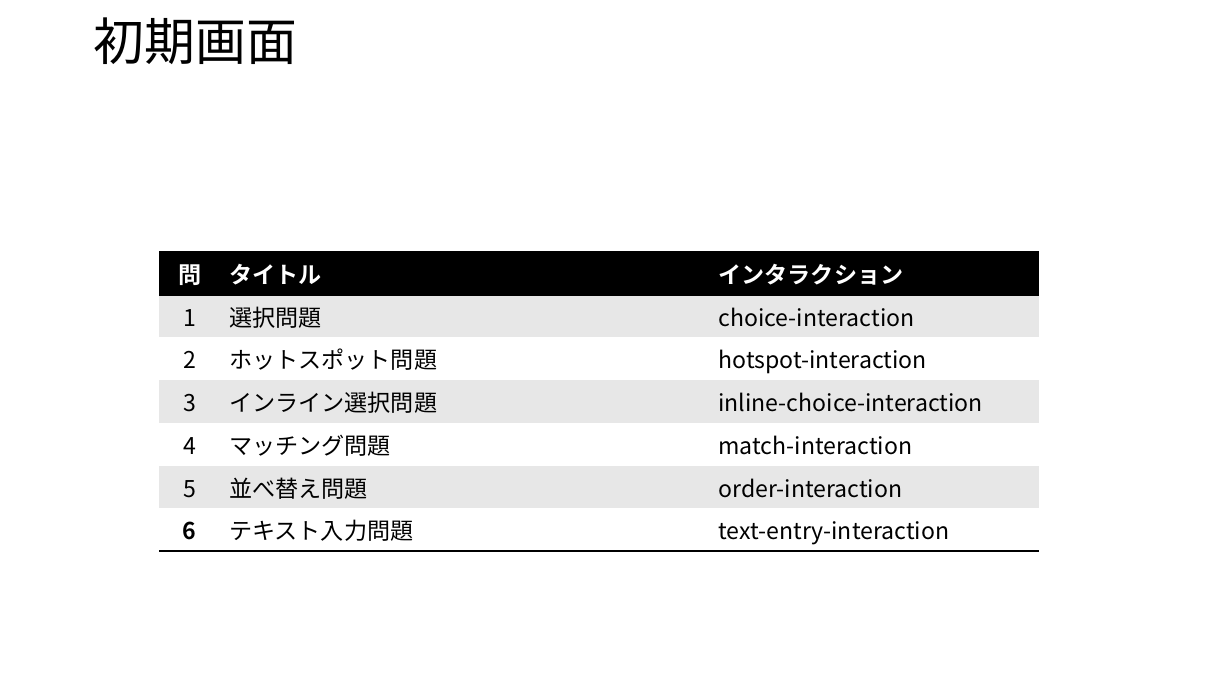
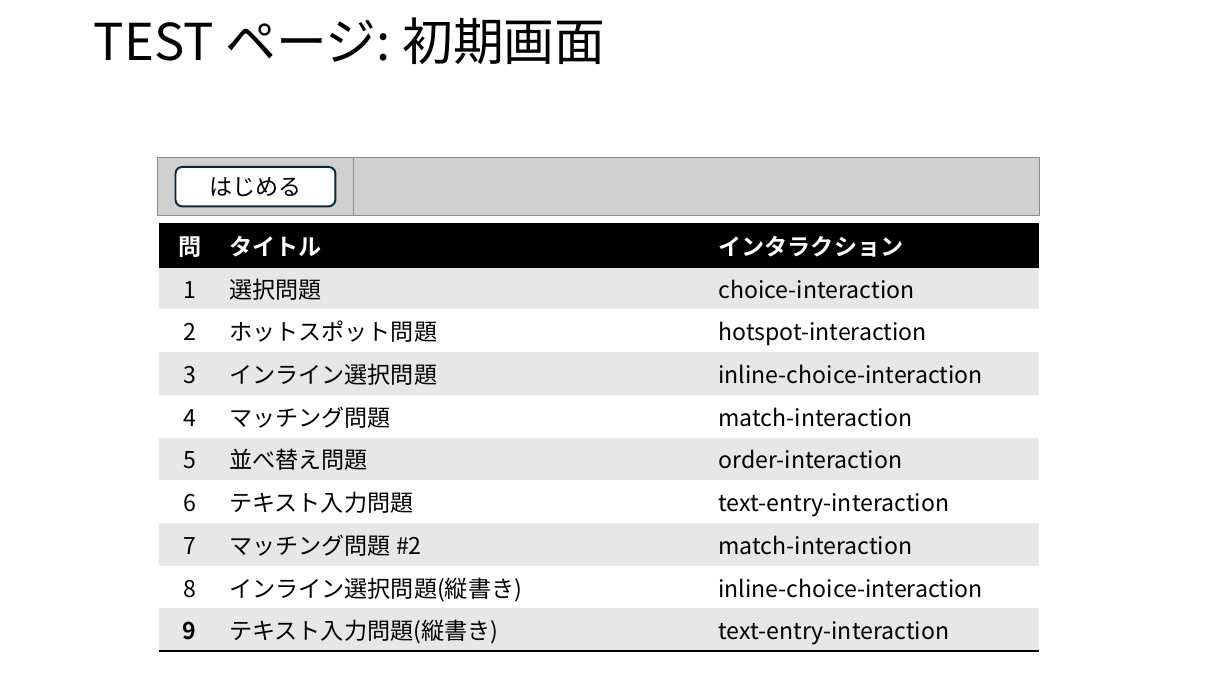
Before and after one commit to kergee3/qti-mock, a slide deck: slide 1 of docs/UI-Design.pptx. Drawn at 1232x693 pixels with LibreOffice and Linux fonts; fonts in the diff are those of the drawing; grey boxes stand for pictures. Boxes give left, top, right and bottom in pixels: in the first picture for what was removed or moved away, otherwise in the second. Text is boxed around its words. In the diff, an @@ line names an element or a change of style, - is before the commit and + after.

```diff
--- a/docs/UI-Design.pptx
+++ b/docs/UI-Design.pptx
@@ title at <box>94,17,605,64</box>: text changed @@
-初期画面
+TEST ページ: 初期画面
@@ picture added at <box>158,158,845,216</box> @@
@@ rounded rectangle added at <box>176,167,335,207</box>, fill #FFFFFF, outline #092A39 1.5 pt, 18 pt, text #000000 @@
+はじめる
@@ picture added at <box>353,158,1040,216</box> @@
@@ table at <box>159,224,1040,649</box> @@
+row 8: 7 | マッチング問題 #2 | match-interaction
+row 9: 8 | インライン選択問題(縦書き) | inline-choice-interaction
+row 10: 9 | テキスト入力問題(縦書き) | text-entry-interaction
@@ table: place and size @@
-table at <box>159,252,1040,549</box>
+table at <box>159,224,1040,649</box>
```
Also in this commit, not shown: 2 other slides changed, 3 other files.
